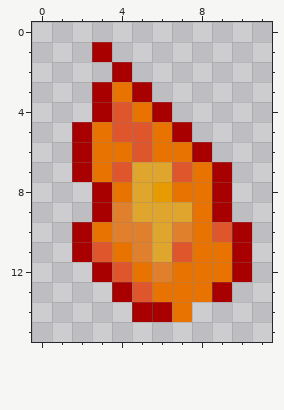
One commit to this pixel-art sprite: Assets/_Game/Graphics/burn_badge.png. Above, as it was before the edit.
The file is 12x16 pixels. Colours within 5 levels of each other are drawn and written as one.
After the commit:
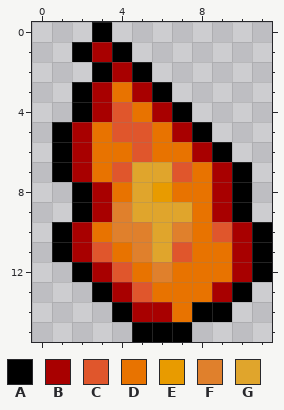
Palette (. is transparent): A #000000  B #a80000  C #e0562c  D #e87300  E #e89b00  F #e0802c  G #e0a52c
From the commit log: Add outline to badges
The exact change:
Colour A now appears in row 0 at x 3; in row 1 at x 2 and 4; in row 2 at x 3 and 5; in row 3 at x 2 and 6; in row 4 at x 2 and 7; in row 5 at x 1 and 8.
Colour A now appears in row 6 at x 1 and 9; in row 7 at x 1 and 10; in rows 8 to 9 at x 2 and 10; in rows 10 to 11 at x 1 and 11; in row 12 at x 2 and 11; in row 13 at x 3 and 10.
Colour A now appears in row 14 at x 4 and 8 to 9; in row 15 at x 5 to 7.
Pixel boxes of the changes (left, top, right, bottom) in both pictures:
added: (52, 22, 272, 342)
